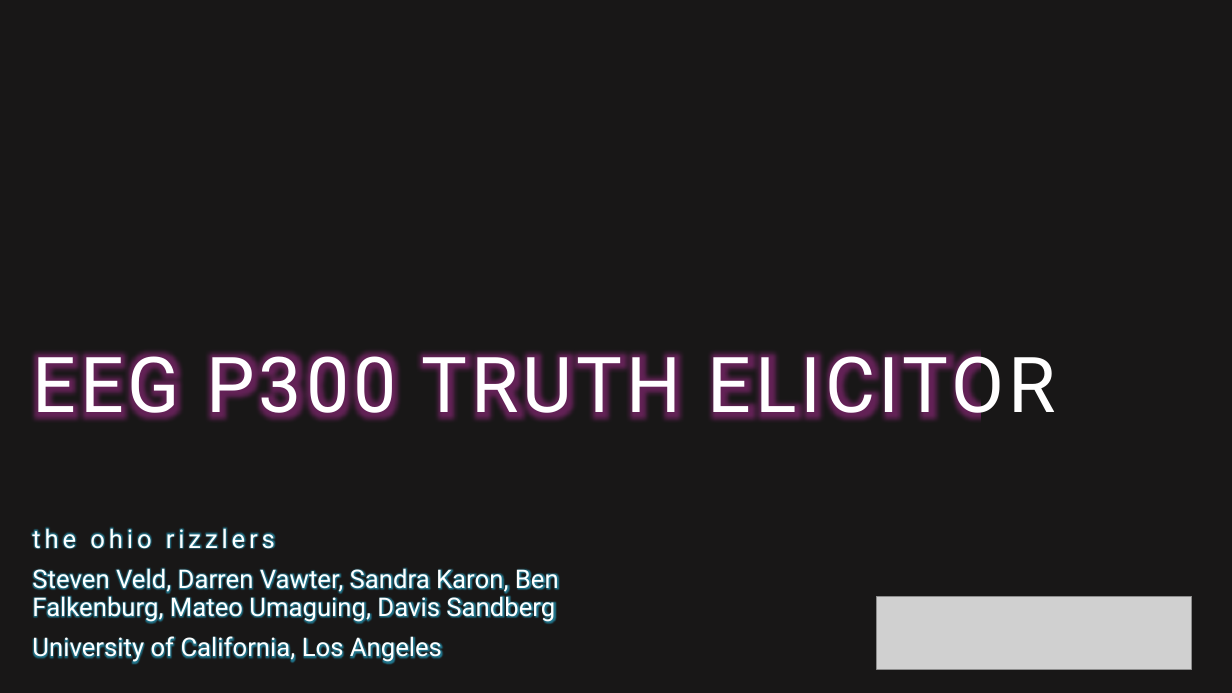
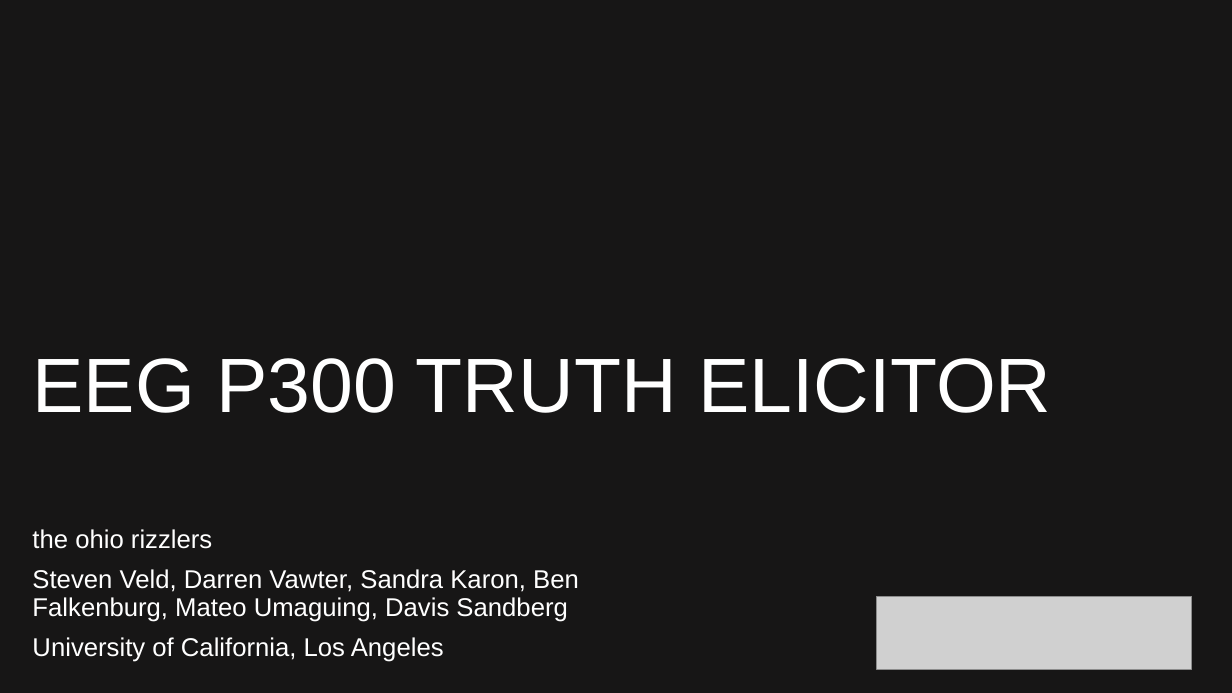
Before and after one commit to sveld03/natHacks, a slide deck: slide 1 of EEG P300 Truth Elicitor.pptx. Drawn at 1232x693 pixels with LibreOffice and Linux fonts; fonts in the diff are those of the drawing; grey boxes stand for pictures; background and template pictures are left out. Boxes give left, top, right and bottom in pixels: in the first picture for what was removed or moved away, otherwise in the second. Text is boxed around its words. In the diff, an @@ line names an element or a change of style, - is before the commit and + after.

```diff
--- a/EEG P300 Truth Elicitor.pptx
+++ b/EEG P300 Truth Elicitor.pptx
@@ title "EEG P300 TRUTH ELICITOR" at <box>32,358,1051,413</box>: font Roboto to Arial, letter spacing 3 to 0 pt @@
@@ subtitle "the ohio rizzlers" at <box>32,529,579,662</box>: font Roboto to Arial; letter spacing 3 to 0 pt in "the ohio rizzlers"; less space between paragraphs @@
```
Also in this commit, not shown: 15 other slides changed, 10 slides added, 5 slides removed.
